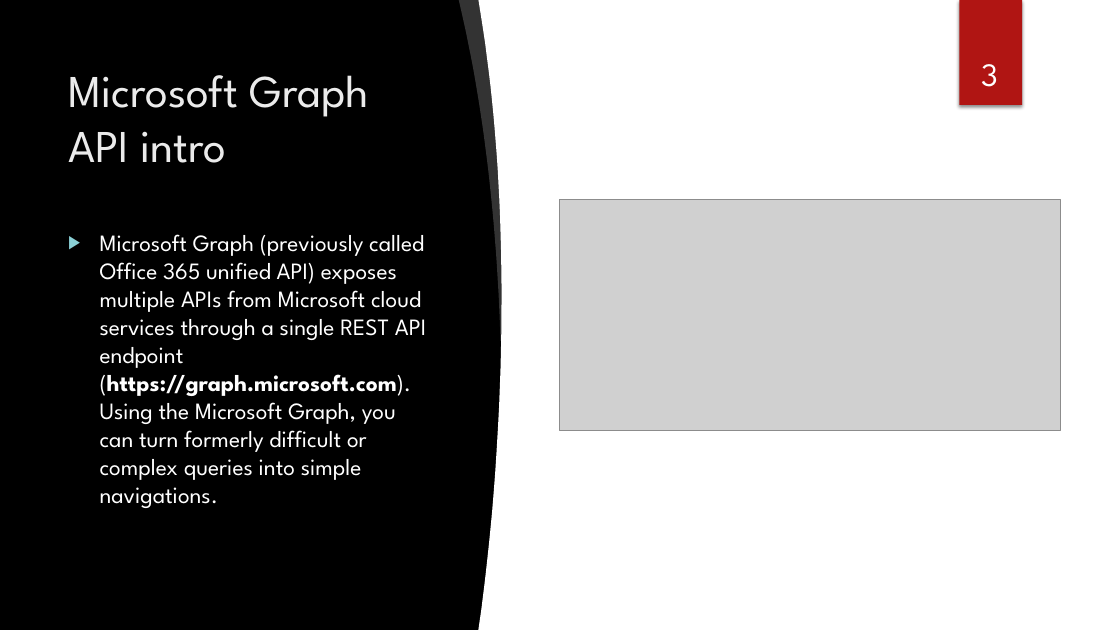
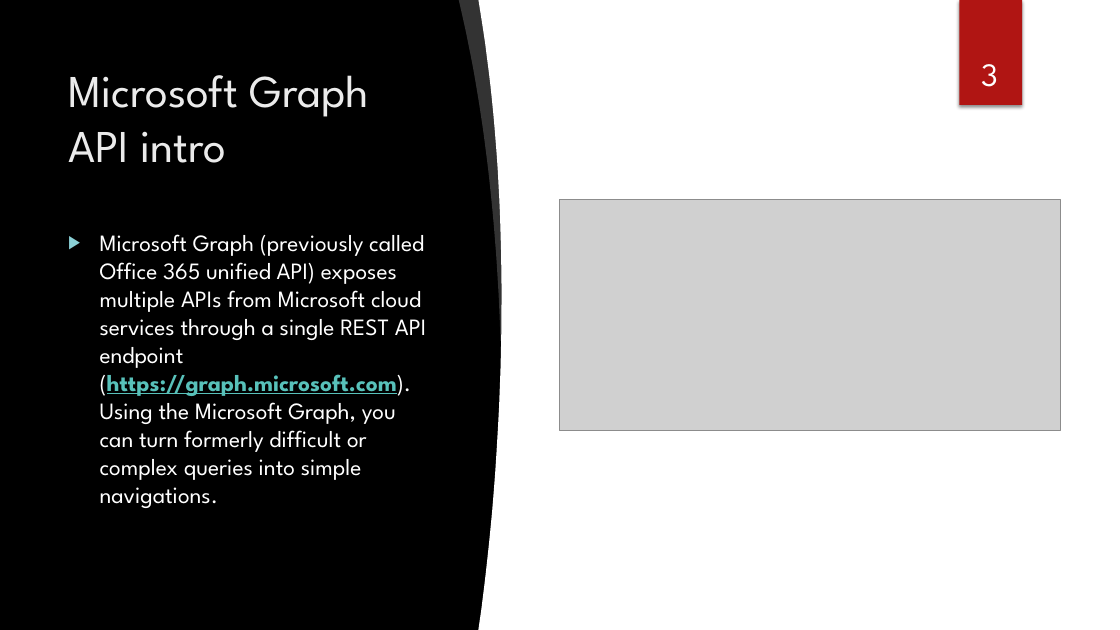
Before and after one commit to Johndgnzj/FCULab.GraphAndBot, a slide deck: slide 3 of Documents/Workshop-Day1_MicrosoftGraphAPI.pptx. Drawn at 1120x630 pixels with LibreOffice and Linux fonts; fonts in the diff are those of the drawing; grey boxes stand for pictures; background and template pictures are left out. Boxes give left, top, right and bottom in pixels: in the first picture for what was removed or moved away, otherwise in the second. Text is boxed around its words. In the diff, an @@ line names an element or a change of style, - is before the commit and + after.

```diff
--- a/Documents/Workshop-Day1_MicrosoftGraphAPI.pptx
+++ b/Documents/Workshop-Day1_MicrosoftGraphAPI.pptx
@@ text "Microsoft Graph (previously called Office ..." at [100,234,426,508]: text colour #FFFFFF to #58C1BA, underline on in "(https://graph.microsoft.com)." @@
```
Also in this commit, not shown: 7 other slides changed, 10 slides added.
